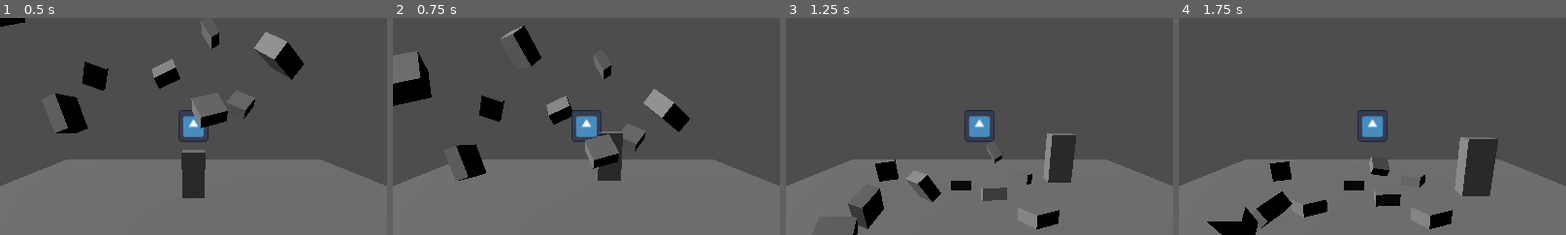
Above: before the commit, frames 1-4 (left to right).
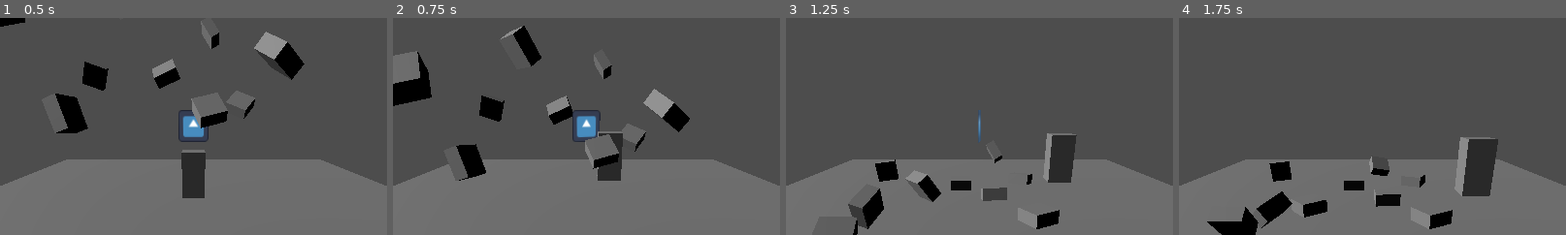
Above: after the commit, the same moments.

Repository: IsaiahMurray/3D-Platformer-Tutorial
Game: Godot game, scene res://scenes/level_1.tscn
The game is run twice, just before and just after one commit, with the same random seed, the same clock (stepped at 60 frames per second) and the same inputs. The engine's default icon, where the game draws it, is replaced by a stand-in: a white triangle on a blue panel in a dark square.
Inputs:
- Up to frame 1 (0.5 s): no input
- Up to frame 2 (0.75 s): tap Enter (ui_accept) at 0.5 s; hold Right (ui_right) from 0.53 s (still down)
- Up to frame 3 (1.25 s): keep holding Right (ui_right); tap Enter (ui_accept) at 0.77 s
- Up to frame 4 (1.75 s): release Right (ui_right) at 1.28 s; hold Down (ui_down) from 1.28 s (still down); tap Enter (ui_accept) at 1.52 s
The pictures show only the part of the screen within x 25-75%, y 4-54%; the shares and areas given below are measured in that part.

Frame 1 is identical in both runs. In frame 2, 0.2% of the frame differs, in the area x 46-54%, y 42-57%; in frame 3, 0.8%, in the area x 46-54%, y 42-58%; in frame 4, 0.7%.

Commit message:
Add user input
-Added functionality to make coin move based on user input of left and right

Diff:
--- a/3d-platformer-tutorial/scenes/icon.gd
+++ b/3d-platformer-tutorial/scenes/icon.gd
@@ -15,4 +15,6 @@
 # Called every frame. 'delta' is the elapsed time since the previous frame.
 func _process(delta: float) -> void:
 	if Input.is_action_pressed("ui_left"):
-		rotate_y(deg_to_rad(SPEED)) #takes in radians instead of degrees
+		rotate_y(deg_to_rad(-SPEED)) #takes in radians instead of degrees
+	elif Input.is_action_pressed("ui_right"):
+			rotate_y(deg_to_rad(SPEED))
